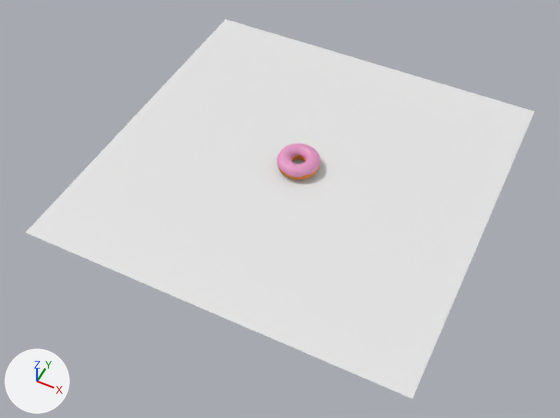
What one commit did to the Blender file donut.blend.
Before and after are seen from a 50 mm lens placed at (12.1, -26.3, 29.1), pointed at (0.3, -2.7, -0.4). The lights are fixed; the arrows at lower left show +X, +Y and +Z.
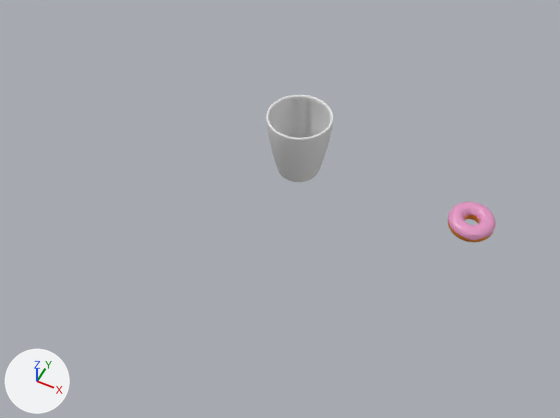
Commit message: Body of mug done

Location of each change, [x1, y1, x2, y2] in pixels of the pictures (560 x 418 px):
'Plane', hidden: before [25, 19, 535, 398]
'Mug body', added: after [266, 95, 333, 182]
'Torus.000', moved: before [277, 143, 321, 177]; after [448, 202, 496, 240]
'Torus.001', moved: before [277, 155, 320, 180]; after [448, 215, 493, 242]

Patch to the scene script:
```diff
--- a/donut.blend.py
+++ b/donut.blend.py
@@ me_cylinder @@
+me_cylinder.from_pydata(...)  # 176 vertices, 162 faces; spans x -1.71..1.71, y -1.71..1.71, z -2.0..1.6
@@ ob_plane @@
 ob_plane.scale = (10.0, 10.0, 10.0)
+ob_plane.hide_set(True)
@@ ob_torus_001 @@
 ob_torus_001 = bpy.data.objects.new('Torus.001', me_torus_001)
-ob_torus_001.location = (0.0, 0.0, 0.4)
+ob_torus_001.location = (9.33, 0.0, 0.4)
 _m = ob_torus_001.modifiers.new('Subdivision', 'SUBSURF')
@@ ob_mug_body @@
+ob_mug_body = bpy.data.objects.new('Mug body', me_cylinder)
+ob_mug_body.location = (0.0, 0.0, 2.0)
+_m = ob_mug_body.modifiers.new('Subdivision', 'SUBSURF')
+_m.levels = 3
```
